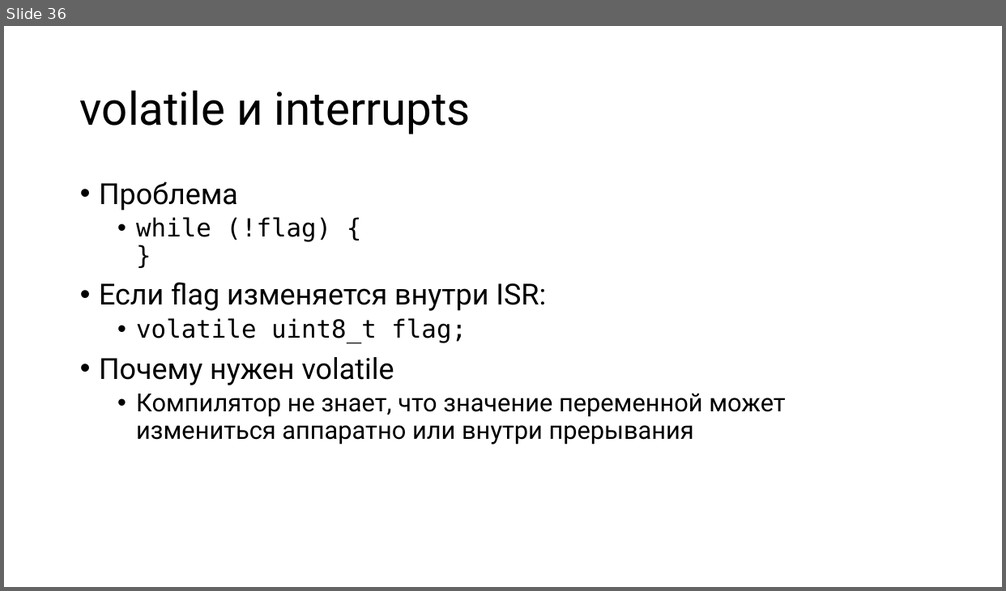
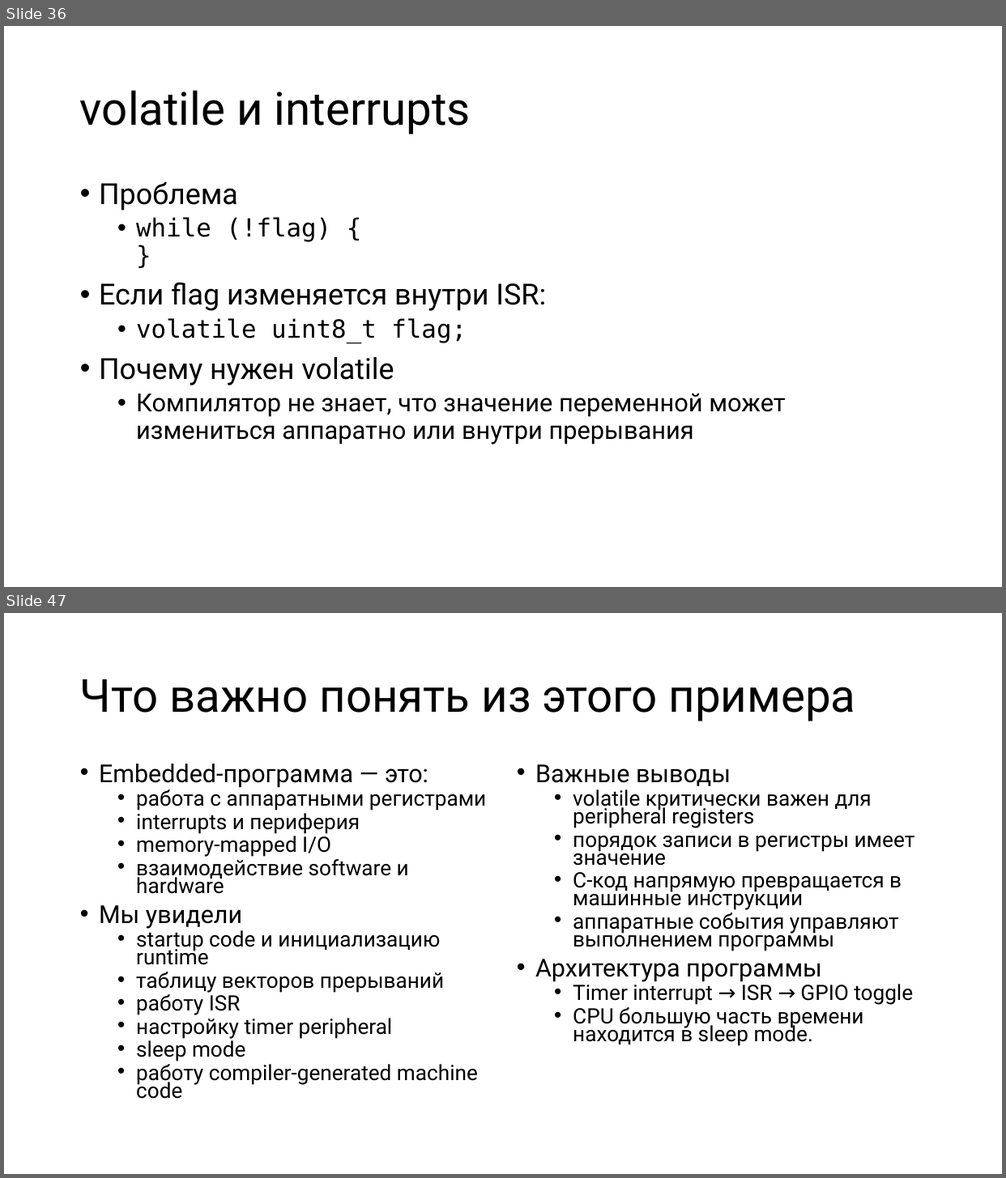
Before and after one commit to alexey-malov/mpp, a slide deck: lectures/14/Microcontroller Programming.pptx. Shown one above the other, each under a label of ours: slide 36 before the commit, slides 36 and 47 after it; the slides between them are not shown. The pictures are 1006x591 and 1006x1178 pixels, drawn with LibreOffice and Linux fonts; fonts in the diff are those of the drawing. Boxes give left, top, right and bottom in pixels: in the first picture for what was removed or moved away, otherwise in the second. Text is boxed around its words. In the diff, an @@ line names an element or a change of style, - is before the commit and + after.

```diff
--- a/lectures/14/Microcontroller Programming.pptx
+++ b/lectures/14/Microcontroller Programming.pptx
@@ slide 47 added at [4, 613, 1002, 1174], background #FFFFFF @@
@@ title added at [80, 679, 856, 722], 44 pt, text #000000 @@
+Что важно понять из этого примера
@@ text added at [99, 764, 486, 1099], 20.4 pt, text #000000 @@
+• Embedded-программа — это:
+  • работа с аппаратными регистрами
+  • interrupts и периферия
+  • memory-mapped I/O
+  • взаимодействие software и hardware
+• Мы увидели
+  • startup code и инициализацию runtime
+  • таблицу векторов прерываний
+  • работу ISR
+  • настройку timer peripheral
+  • sleep mode
+  • работу compiler-generated machine code
@@ text added at [535, 764, 915, 1046], 20.4 pt, text #000000 @@
+• Важные выводы
+  • volatile критически важен для peripheral registers
+  • порядок записи в регистры имеет значение
+  • C-код напрямую превращается в машинные инструкции
+  • аппаратные события управляют выполнением программы
+• Архитектура программы
+  • Timer interrupt → ISR → GPIO toggle
+  • CPU большую часть времени находится в sleep mode.
```
Also in this commit, not shown: 2 slides changed, 18 other slides added.
